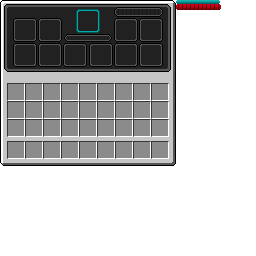
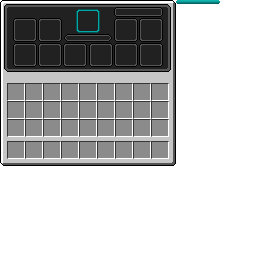
Layer changes from the first 256 x 256 image to the second:
painted on "Layer 4 copy" over [114, 4, 221, 17]
